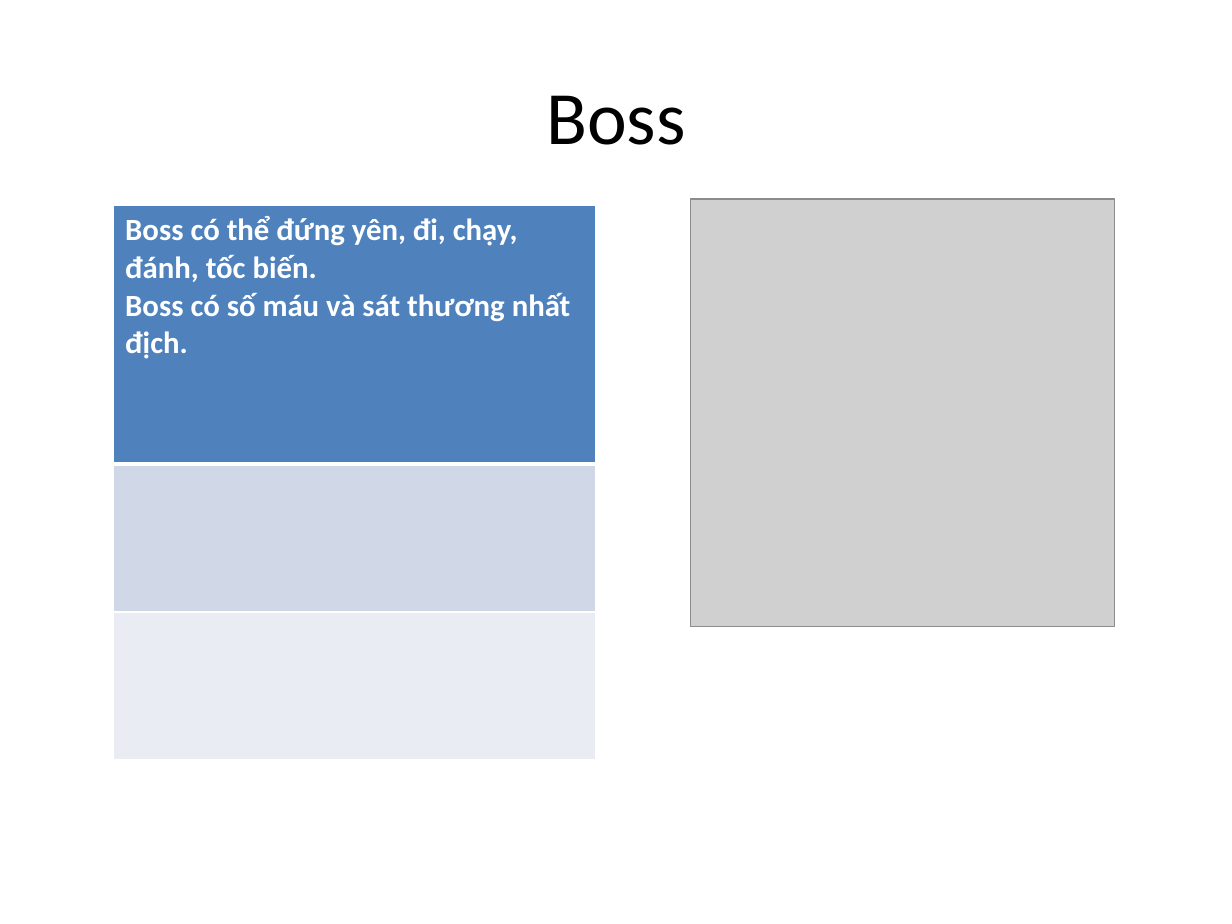
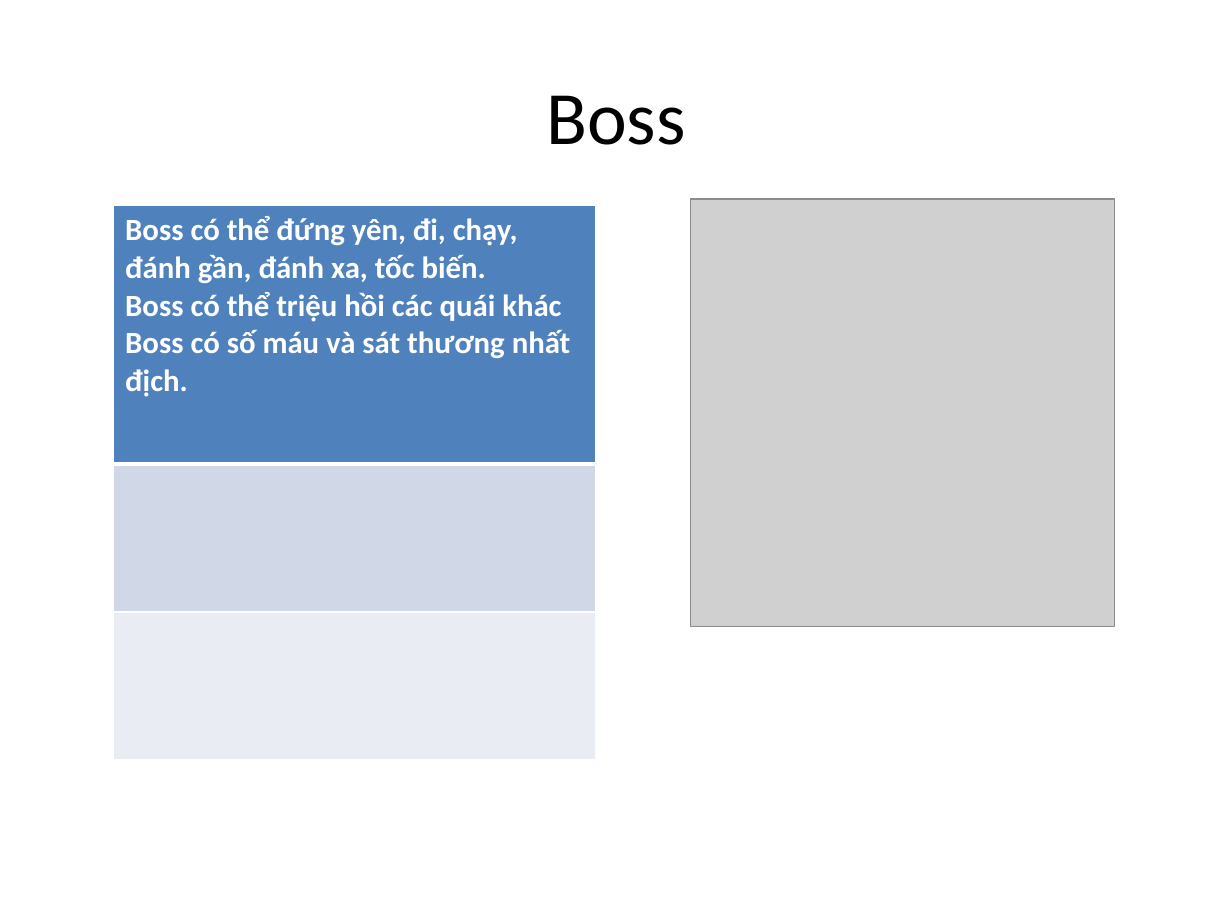
Before and after one commit to Xwin28/Programming_Game, a slide deck: slide 5 of RELEASE and DESIGN/Design/IdealGame.pptx (slide 6 before the commit). Drawn at 1232x924 pixels with LibreOffice and Linux fonts; fonts in the diff are those of the drawing; grey boxes stand for pictures. Boxes give left, top, right and bottom in pixels: in the first picture for what was removed or moved away, otherwise in the second. Text is boxed around its words. In the diff, an @@ line names an element or a change of style, - is before the commit and + after.

Commit message:
12/09/2020 Add Boss, Character can Block Bullet

```diff
--- a/RELEASE and DESIGN/Design/IdealGame.pptx
+++ b/RELEASE and DESIGN/Design/IdealGame.pptx
@@ table at [113,206,596,760] @@
-row 1, column 1: Boss có thể đứng yên, đi, chạy, đánh, tốc biến. / Boss có số máu và sát thương nhất địch.
+row 1, column 1: Boss có thể đứng yên, đi, chạy, đánh gần, đánh xa, tốc biến. / Boss có thể triệu hồi các quái khác / Boss có số máu và sát thương nhất địch.
```
Also in this commit, not shown: 1 other slide changed, 1 slide removed, 58 other files.
